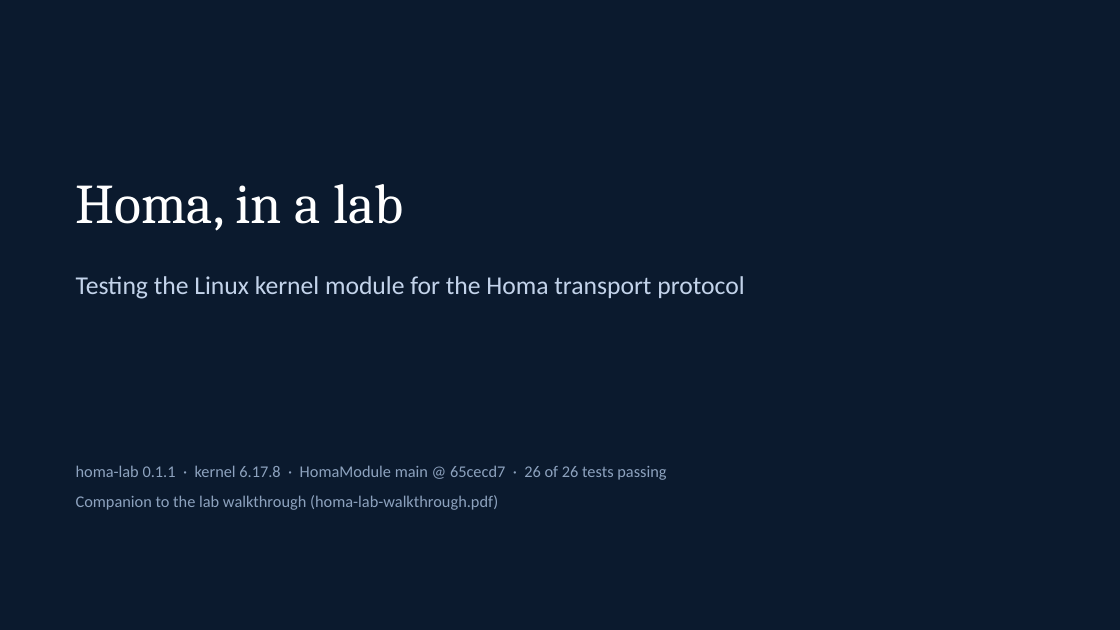
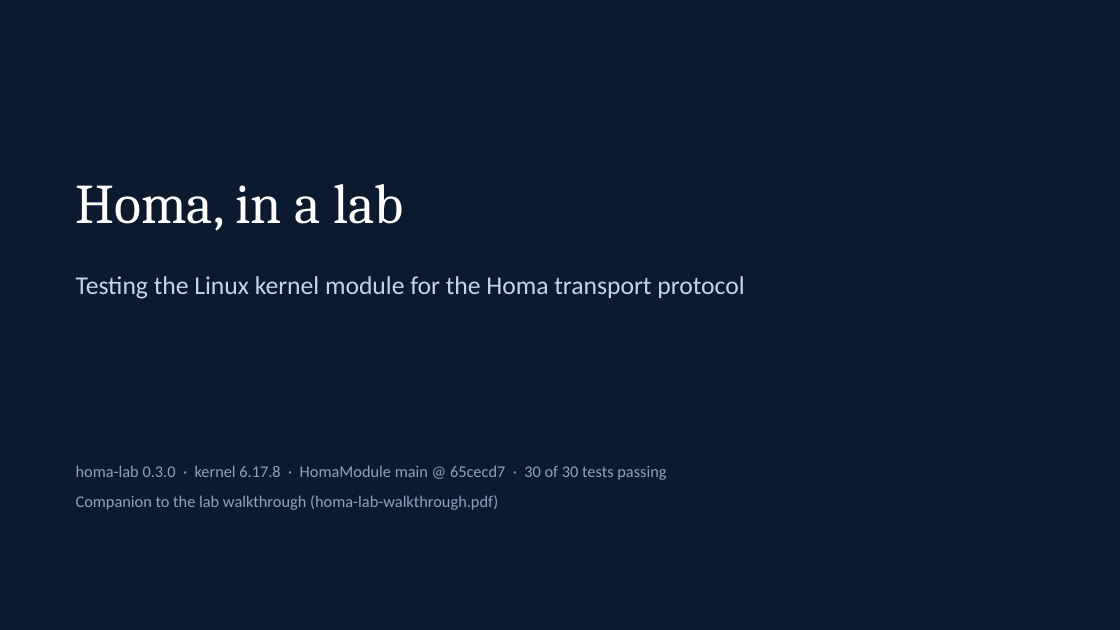
Before and after one commit to dcantor/homa-lab, a slide deck: slide 1 of docs/homa-lab.pptx. Drawn at 1120x630 pixels with LibreOffice and Linux fonts; fonts in the diff are those of the drawing. Boxes give left, top, right and bottom in pixels: in the first picture for what was removed or moved away, otherwise in the second. Text is boxed around its words. In the diff, an @@ line names an element or a change of style, - is before the commit and + after.

```diff
--- a/docs/homa-lab.pptx
+++ b/docs/homa-lab.pptx
@@ text at (x1=76, y1=465, x2=666, y2=480): text changed @@
-homa-lab 0.1.1 · kernel 6.17.8 · HomaModule main @ 65cecd7 · 26 of 26 tests passing
+homa-lab 0.3.0 · kernel 6.17.8 · HomaModule main @ 65cecd7 · 30 of 30 tests passing
```
Also in this commit, not shown: 7 other slides changed, 16 other files.
